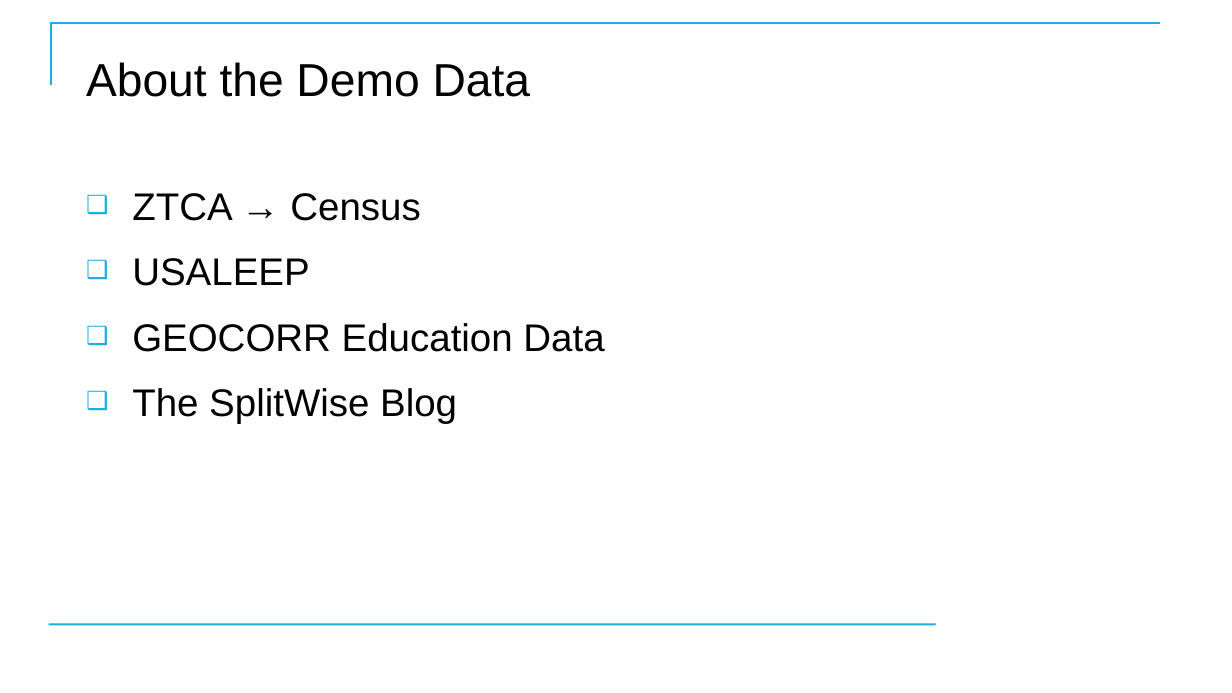
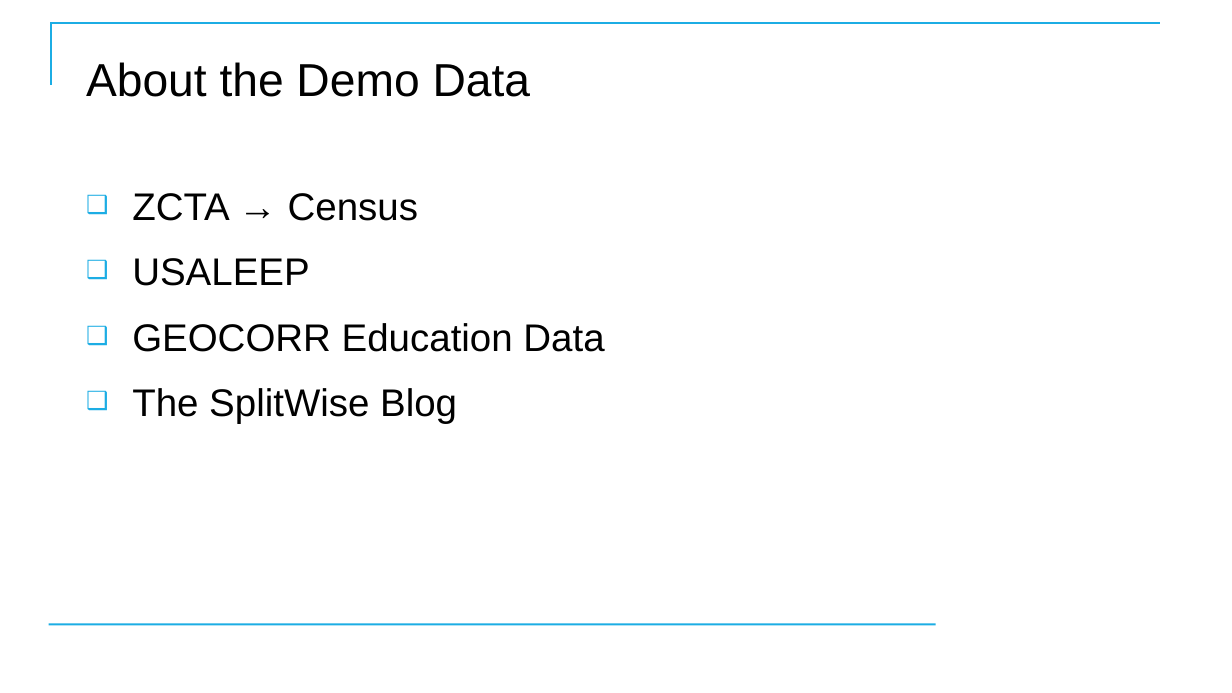
Before and after one commit to CostelloTechnicalConsulting/XTBP10---Tableau-Prep-Introduction, a slide deck: slide 16 of ppt/TableauPrepBuilderIntroV1_2.pptx. Drawn at 1232x693 pixels with LibreOffice and Linux fonts; fonts in the diff are those of the drawing; background and template pictures are left out. Boxes give left, top, right and bottom in pixels: in the first picture for what was removed or moved away, otherwise in the second. Text is boxed around its words. In the diff, an @@ line names an element or a change of style, - is before the commit and + after.

```diff
--- a/ppt/TableauPrepBuilderIntroV1_2.pptx
+++ b/ppt/TableauPrepBuilderIntroV1_2.pptx
@@ text at [132, 193, 418, 221]: text changed @@
-❑ ZTCA → Census
+❑ ZCTA → Census
```
Also in this commit, not shown: 6 other slides changed, 1 slide added.
